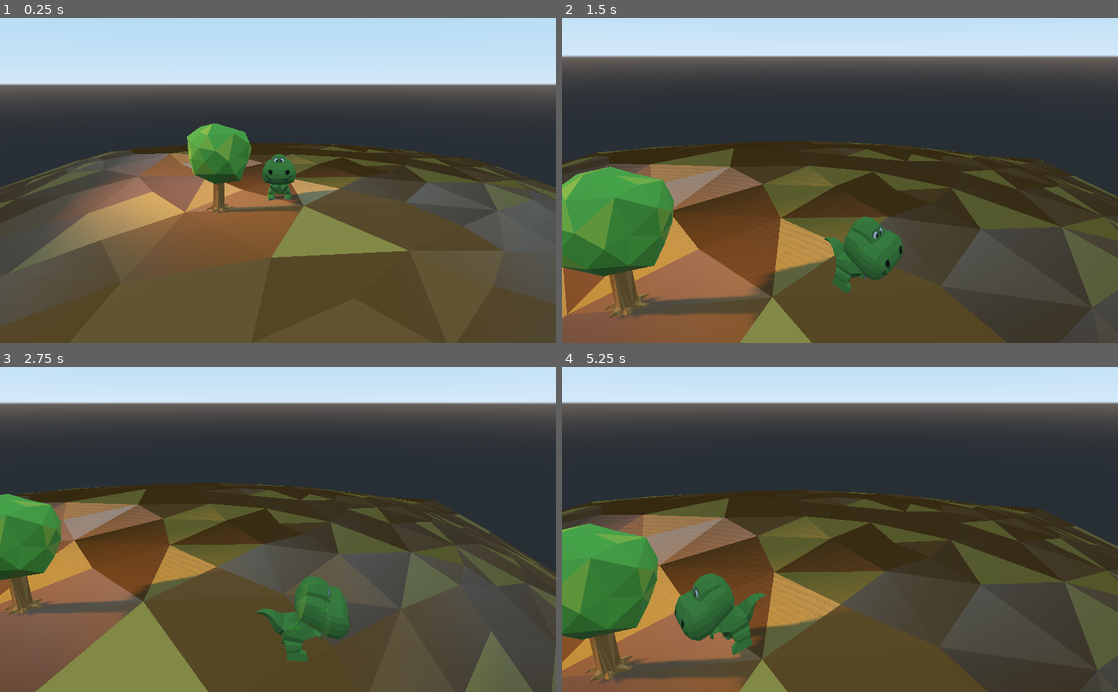
Above: before the commit, frames 1-4 (two rows, left to right).
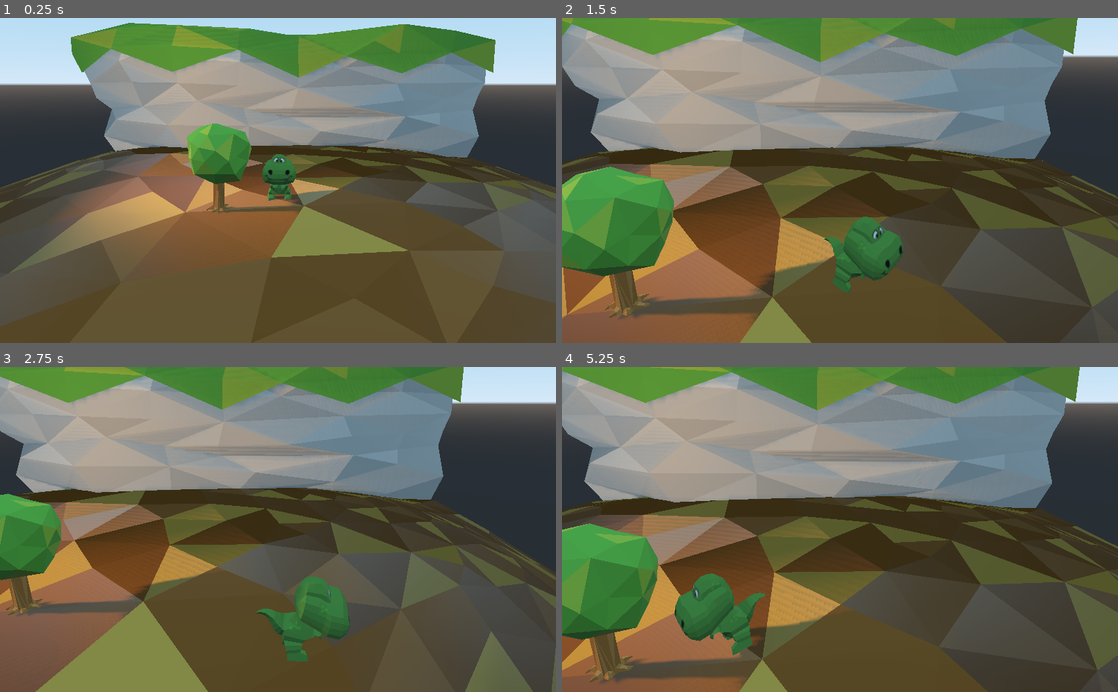
Above: after the commit, the same moments.

Repository: pisgah-fogel/SmallWorld3D
Game: Godot game, scene res://TestScene.tscn
Two runs of this game, one before a commit and one after it. Both use one fixed random seed, a clock stepped at 60 frames per second and the inputs below.
Inputs:
- Up to frame 1 (0.25 s): no input
- Up to frame 2 (1.5 s): hold Right (ui_right) 0.53-1.28 s; hold Down (ui_down) from 1.28 s (still down)
- Up to frame 3 (2.75 s): release Down (ui_down) at 2.03 s; hold Right (ui_right) from 2.03 s (still down)
- Up to frame 4 (5.25 s): release Right (ui_right) at 2.78 s; hold Up (ui_up) 2.78-3.53 s; hold Left (ui_left) 3.53-5.03 s; hold Down (ui_down) from 5.03 s (still down)

The runs differ from the first frame. In frame 1, 25% of the frame differs, in the area x 12-90%, y 1-43%; in frame 2, 35%; in frame 3, 30%; in frame 4, 36%, in the area x 0-94%, y 0-44%.

Commit message:
Correct player's rotation + Add Cliff

Diff:
--- a/Character.gd
+++ b/Character.gd
@@ -63,9 +63,19 @@
 	else:
 		var target_angle = atan2(velocity.x, velocity.z)
 		var buff = mMesh.get_rotation()
-		buff.y = lerp(buff.y, target_angle, 0.1)
+		buff.y = lerp_angle(buff.y, target_angle, 0.1)
 		mMesh.set_rotation(buff)
 		mAnimationPlayer.play("WalkTrack")
 
 	velocity.y = -gravity # TODO: integrate
 	self.move_and_slide(velocity*delta)
+
+# Utils
+
+func lerp_angle(from, to, weight):
+    return from + short_angle_dist(from, to) * weight
+
+func short_angle_dist(from, to):
+    var max_angle = PI * 2
+    var difference = fmod(to - from, max_angle)
+    return fmod(2 * difference, max_angle) - difference
--- a/TestScene.tscn
+++ b/TestScene.tscn
@@ -1,9 +1,10 @@
-[gd_scene load_steps=8 format=2]
+[gd_scene load_steps=10 format=2]
 
 [ext_resource path="res://gfx/Dirt.glb" type="PackedScene" id=1]
 [ext_resource path="res://gfx/Trex.glb" type="PackedScene" id=2]
 [ext_resource path="res://Character.gd" type="Script" id=3]
 [ext_resource path="res://gfx/Tree.glb" type="PackedScene" id=4]
+[ext_resource path="res://gfx/Cliff.glb" type="PackedScene" id=5]
 
 [sub_resource type="BoxShape" id=1]
 extents = Vector3( 11.9077, 1, 14.7146 )
@@ -12,7 +13,10 @@
 extents = Vector3( 1, 0.892338, 1 )
 
 [sub_resource type="BoxShape" id=3]
-extents = Vector3( 0.637293, 1, 0.71529 )
+extents = Vector3( 0.637293, 1, 0.715345 )
+
+[sub_resource type="BoxShape" id=4]
+extents = Vector3( 6.21725, 4.77839, 3.95122 )
 
 [node name="TestScene" type="Spatial"]
 
@@ -54,11 +58,21 @@
 shadow_enabled = true
 omni_range = 50.0
 
-[node name="TreeStaticBody" type="StaticBody" parent="."]
+[node name="StaticTree" type="StaticBody" parent="."]
 
-[node name="Tree" parent="TreeStaticBody" instance=ExtResource( 4 )]
+[node name="Tree" parent="StaticTree" instance=ExtResource( 4 )]
 transform = Transform( 0.4983, 0.041174, 0.00132775, -0.0411954, 0.498041, 0.0160605, -2.79397e-09, -0.0161153, 0.49974, -3.64926, 0.188092, -0.108169 )
 
-[node name="CollisionShape" type="CollisionShape" parent="TreeStaticBody"]
+[node name="CollisionShape" type="CollisionShape" parent="StaticTree"]
 transform = Transform( 1, 0, 0, 0, 1, 0, 0, 0, 1, 0.127482, 1.39501, -0.157966 )
 shape = SubResource( 3 )
+
+[node name="StaticCliff" type="StaticBody" parent="."]
+transform = Transform( 1.97111, 0, 0, 0, 1, 0, 0, 0, 2.69906, -1.08803, 0, 25.6511 )
+
+[node name="CollisionShape" type="CollisionShape" parent="StaticCliff"]
+transform = Transform( 1, 0, 0, 0, 1, 0, 0, 0, 1, 2.03526, 3.78093, -17.8208 )
+shape = SubResource( 4 )
+
+[node name="Cliff" parent="StaticCliff" instance=ExtResource( 5 )]
+transform = Transform( 1, 0, 0, 0, 1, 0, 0, 0, 1, 3.23837, -0.72758, -7.04201 )
--- a/project.godot
+++ b/project.godot
@@ -58,6 +58,15 @@
  ]
 }
 
+[layer_names]
+
+3d_physics/layer_1="World"
+3d_physics/layer_2="Player"
+3d_physics/layer_3="PlayerHurtBox"
+3d_physics/layer_4="EnemyHurtBox"
+3d_physics/layer_5="ItemsCollect"
+3d_physics/layer_6="FishFood"
+
 [rendering]
 
 environment/default_environment="res://default_env.tres"
